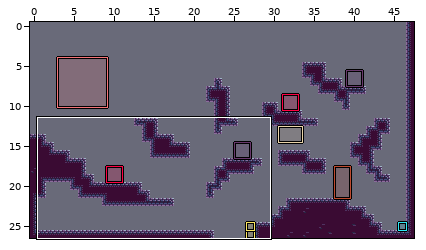
One commit to this LDtk project: docs/map/map-normal.ldtk. Above: a wide view before the commit, with the close-up outlined.
Close-up. First the earlier version:
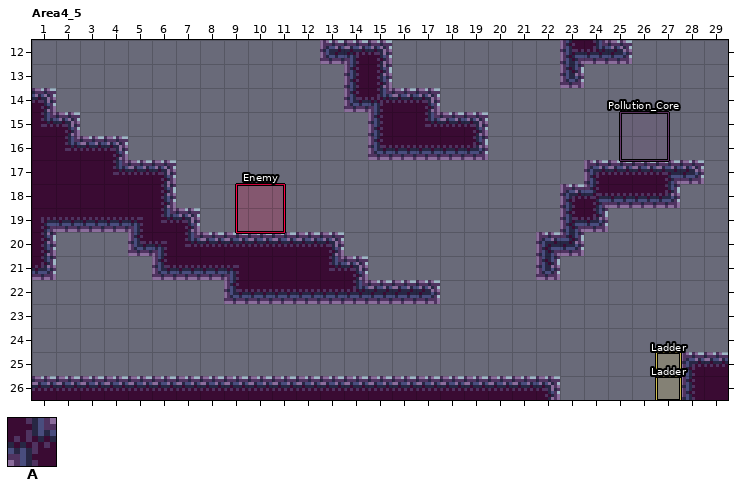
Cells are 8x8 px. Shown: Area4_5 x 1..29, y 12..26. The commit also changed other parts of the map, which this record leaves out.
Key: from "Collisions": A 1 "ground".
_ is an empty cell.
Objects are placed by their top-left corner, in cells (3,4 is the top-left corner of cell 3,4); size is 1x1 cell unless given.
Layers that did not change in this view are not listed.
Layer "Collisions" before, first column x 1:
12 ____________AAA_______AAA____
13 _____________AA_______A______
14 A____________AAAA____________
15 AA____________AAAAA__________
16 AAAA__________AAAAA__________
17 AAAAAA_________________AAAAA_
18 AAAAAA________________AAAAA__
19 AAAAAAA_______________AA_____
20 A___AAAAAAAAA________AA______
21 A____AAAAAAAAA_______A_______
22 ________AAAAAAAAA____________
23 _____________________________
24 _____________________________
25 ___________________________AA
26 AAAAAAAAAAAAAAAAAAAAAA_____AA
Objects on layer "Entities" before:
"Enemy" rectangle at 9.5,18 size 2x2
"Pollution_Core" rectangle at 25.5,15 size 2x2
"Ladder" rectangle at 27,26
"Ladder" rectangle at 27,25
Once edited:
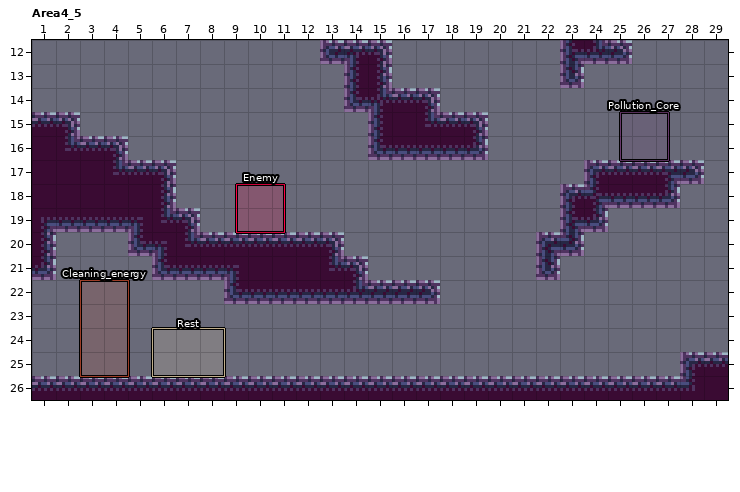
From old to new:
{"where": "layer \"Collisions\""}
{"y":14,"x":1,"old":"A","new":"_"}
{"y":26,"x":23,"old":"_____","new":"AAAAA"}
{"where": "layer \"Entities\""}
{"now": "\"Cleaning_energy\" rectangle at 3,22 size 2x4"}
{"now": "\"Rest\" rectangle at 6,24 size 3x2"}
{"was": "\"Ladder\" rectangle at 27,26"}
{"was": "\"Ladder\" rectangle at 27,25"}
